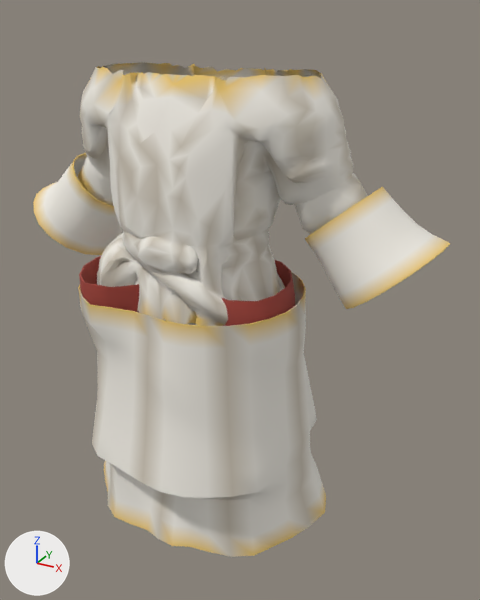
What one commit did to the glTF model assets_src/armor/aydor_2/cloth_b_chest.glb.
Before and after are seen from a 50 mm camera at (0.836, -1.309, 1.631) aimed at (0.079, 0.067, 0.942). The axes (+X, +Y, +Z) are drawn at lower left. The lights are the same throughout. The first picture is the older version. Vertices at exactly the same position are counted once.

Objects in the first picture: 'cloth_b_chest'.
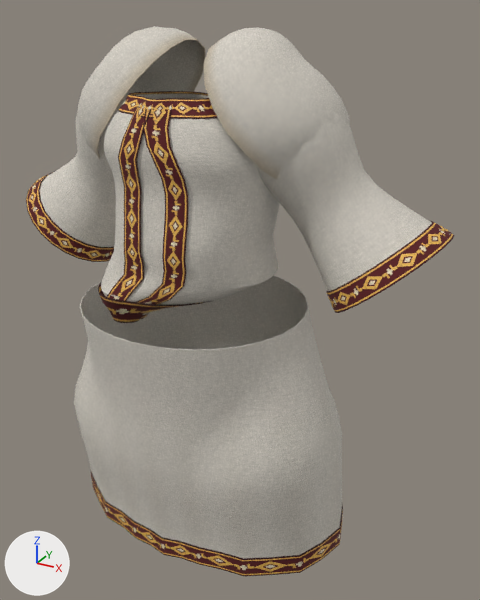
Changed parts and their boxes [x1, y1, x2, y2] in the pictures (480 x 600 px):
'cloth_b_chest', surface changed, reshaped (11% taller)
    before: [33, 62, 450, 557]
    after: [26, 26, 454, 576]
part 1 of me_cloth_b_chest, rebuilt (38% narrower, 16% shorter)
    before: [78, 62, 368, 326]
    after: [101, 94, 279, 315]
part 2 of me_cloth_b_chest, rebuilt (8% wider)
    before: [78, 272, 326, 557]
    after: [74, 275, 342, 559]
part 3 of me_cloth_b_chest, rebuilt
    before: [79, 256, 296, 326]
    after: [98, 283, 214, 323]
part 4 of me_cloth_b_chest, rebuilt (11% shorter)
    before: [33, 153, 122, 255]
    after: [26, 171, 114, 262]
part 5 of me_cloth_b_chest, rebuilt (12% narrower, 24% shorter)
    before: [305, 187, 450, 309]
    after: [326, 221, 454, 313]
part 6 of me_cloth_b_chest, added
    after: [256, 111, 432, 291]
part 7 of me_cloth_b_chest, added
    after: [40, 85, 147, 247]
part 8 of me_cloth_b_chest, added
    after: [203, 27, 350, 179]
part 9 of me_cloth_b_chest, added
    after: [77, 26, 206, 159]
part 10 of me_cloth_b_chest, added
    after: [118, 91, 218, 119]
part 11 of me_cloth_b_chest, added
    after: [91, 472, 343, 576]
part 12 of me_cloth_b_chest, added
    after: [137, 109, 188, 304]
part 13 of me_cloth_b_chest, added
    after: [107, 107, 151, 301]

The change, as a list of edits to the scene's bpy script:
```text
Change mat_cloth:
    remove # nodes: BsdfPrincipled, OutputMaterial, VertexColor
    nodes: BsdfPrincipled, Mix, NormalMap, OutputMaterial, SeparateColor, TexImage x3, VertexColor
    uses the picture img_cloth_c_png
    uses the picture img_cloth_n_png
    uses the picture img_cloth_orm_png
Add mat_band:
    mat_band = bpy.data.materials.new('band')
    # uses the picture img_band_c_png
    # uses the picture img_band_n_png
    # uses the picture img_band_orm_png
Change me_cloth_b_chest:
    remove me_cloth_b_chest.from_pydata(...)  # 2651 vertices, 4768 faces; spans x -0.572..0.574, y -0.286..0.313, z 0.36..1.508
    add me_cloth_b_chest.from_pydata(...)  # 3154 vertices, 5656 faces; spans x -0.582..0.581, y -0.279..0.333, z 0.289..1.593
    me_cloth_b_chest part 1: the loose piece of 1775 vertices spanning x -0.411..0.412, y -0.187..0.185, z 0.952..1.508 is rebuilt with 760 vertices and now spans x -0.214..0.202, y -0.201..0.21, z 0.935..1.456
    me_cloth_b_chest part 2: the loose piece of 480 vertices spanning x -0.329..0.345, y -0.286..0.313, z 0.36..0.996 is rebuilt with 480 vertices and now spans x -0.396..0.397, y -0.279..0.33, z 0.289..0.956
    me_cloth_b_chest part 3: the loose piece of 140 vertices spanning x -0.276..0.258, y -0.213..0.159, z 0.945..1.038 is rebuilt with 216 vertices and now spans x -0.215..0.108, y -0.208..0.083, z 0.934..1.012, in mat_band
    me_cloth_b_chest part 4: the loose piece of 128 vertices spanning x -0.572..-0.262, y -0.045..0.229, z 0.987..1.269 is rebuilt with 120 vertices and now spans x -0.582..-0.313, y -0.068..0.245, z 0.976..1.206, in mat_band
    me_cloth_b_chest part 5: the loose piece of 128 vertices spanning x 0.263..0.574, y -0.048..0.23, z 0.987..1.271 is rebuilt with 120 vertices and now spans x 0.317..0.581, y -0.068..0.248, z 0.979..1.206, in mat_band
    me_cloth_b_chest part 6: a new loose piece of 288 vertices spanning x 0.09..0.573, y -0.084..0.245, z 0.988..1.472, in mat_cloth
    me_cloth_b_chest part 7: a new loose piece of 288 vertices spanning x -0.573..-0.093, y -0.082..0.242, z 0.985..1.474, in mat_cloth
    me_cloth_b_chest part 8: a new loose piece of 199 vertices spanning x 0.045..0.34, y -0.122..0.2, z 1.287..1.593, in mat_cloth
    me_cloth_b_chest part 9: a new loose piece of 199 vertices spanning x -0.344..-0.045, y -0.121..0.2, z 1.276..1.592, in mat_cloth
    me_cloth_b_chest part 10: a new loose piece of 180 vertices spanning x -0.131..0.121, y -0.178..0.022, z 1.424..1.461, in mat_band
    me_cloth_b_chest part 11: a new loose piece of 160 vertices spanning x -0.399..0.4, y -0.218..0.333, z 0.289..0.351, in mat_band
    me_cloth_b_chest part 12: a new loose piece of 72 vertices spanning x -0.072..0.084, y -0.196..-0.148, z 0.998..1.441, in mat_band
    me_cloth_b_chest part 13: a new loose piece of 72 vertices spanning x -0.141..0.004, y -0.203..-0.15, z 0.998..1.441, in mat_band
    add me_cloth_b_chest.materials.append(mat_band)
```
